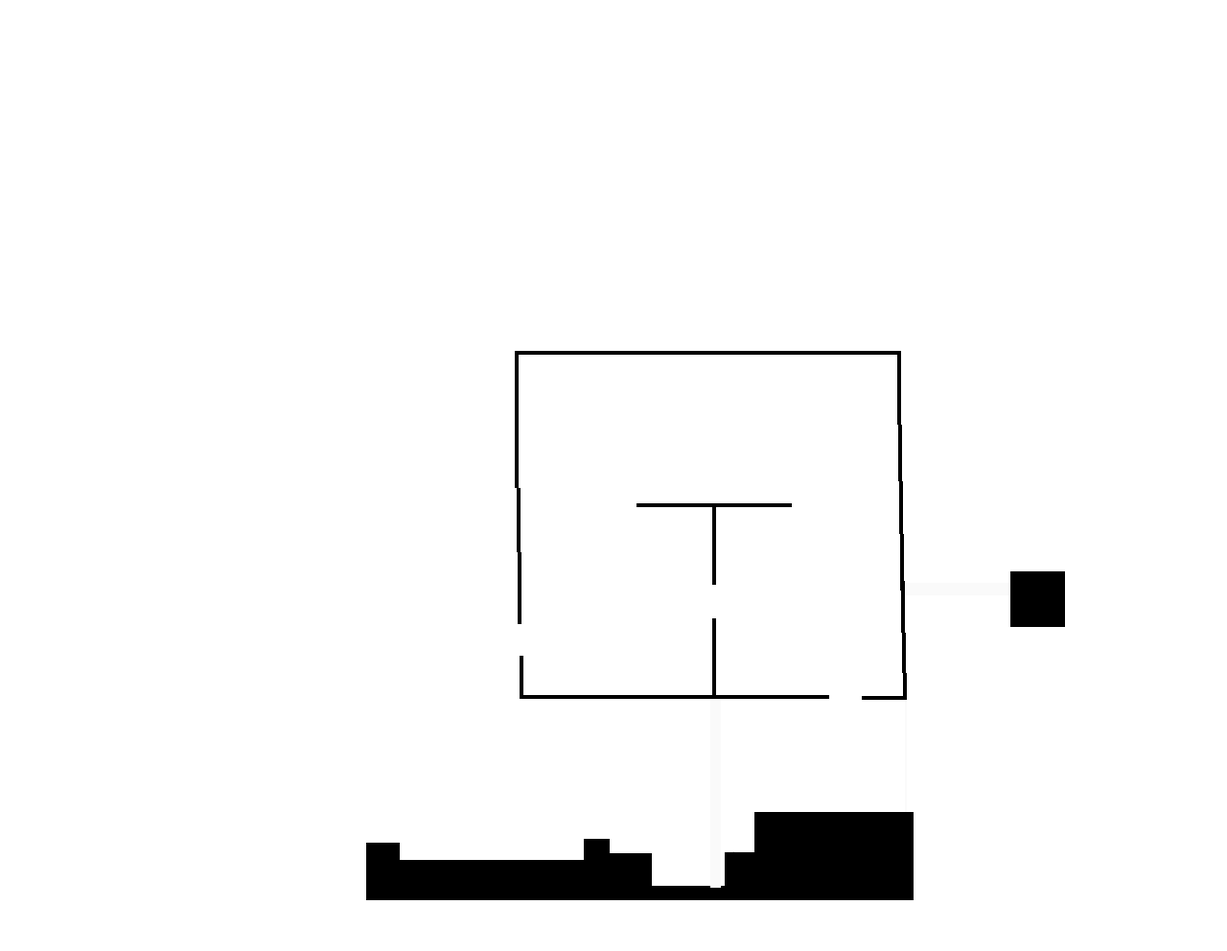
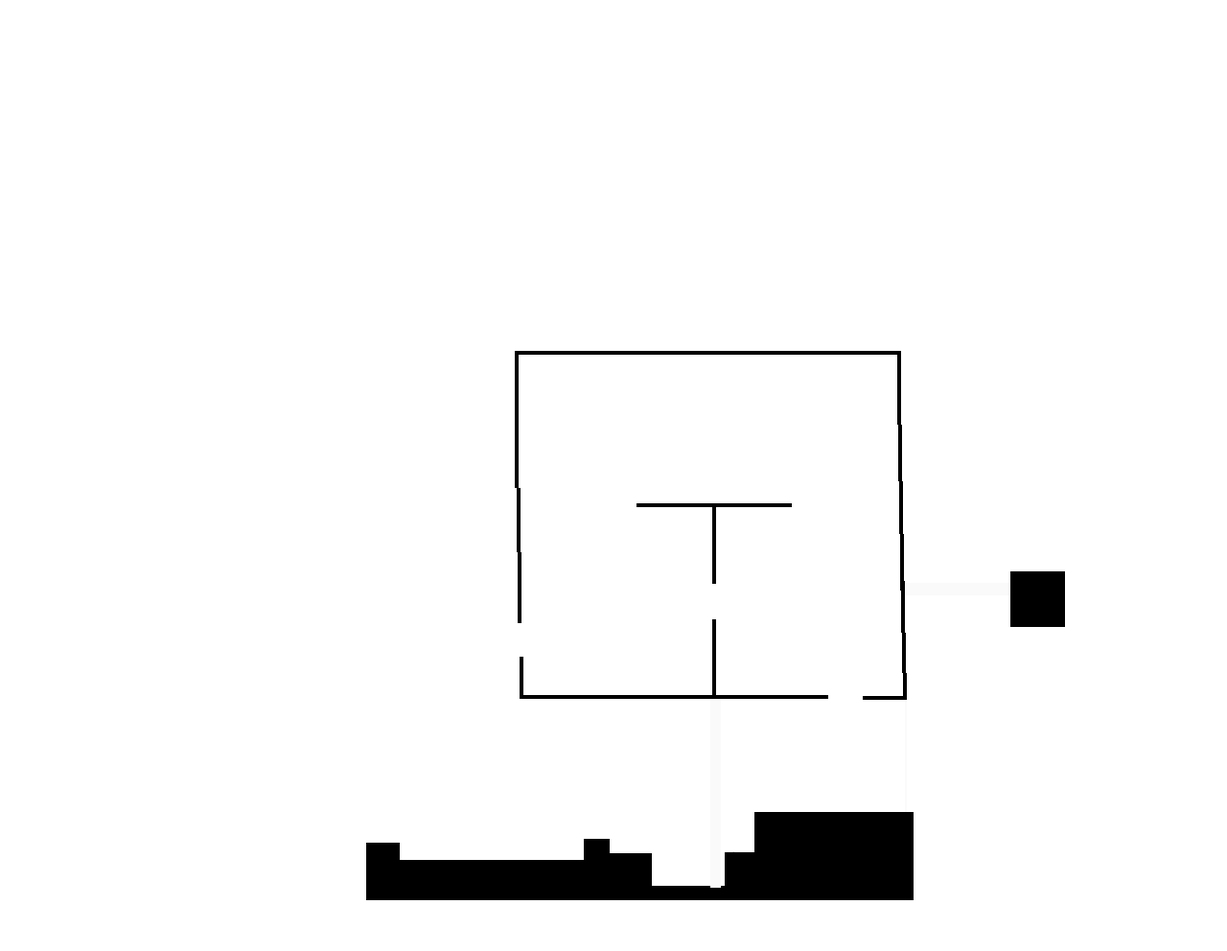
Before/after of a 1227×951 layered artwork. What changed in the layer stack:
painted on "rgo2017large.pgm" over [517, 584, 864, 701]
